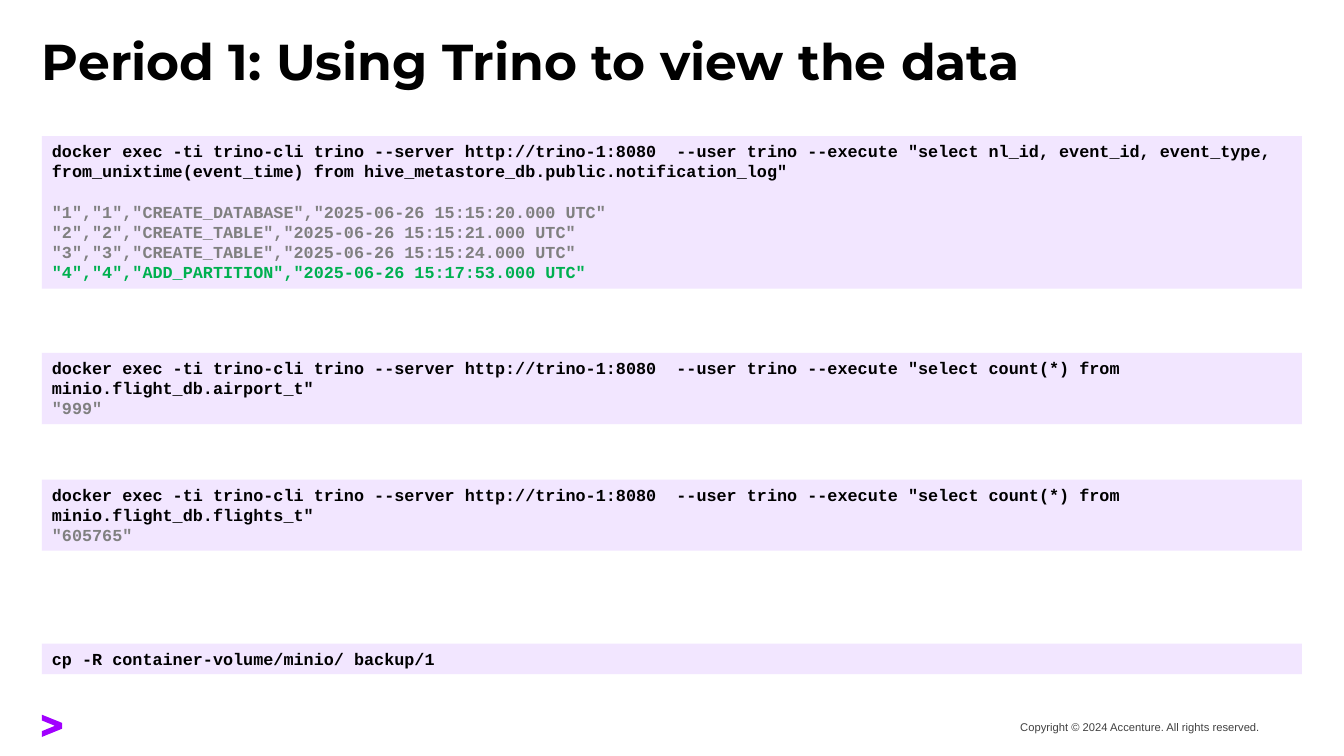
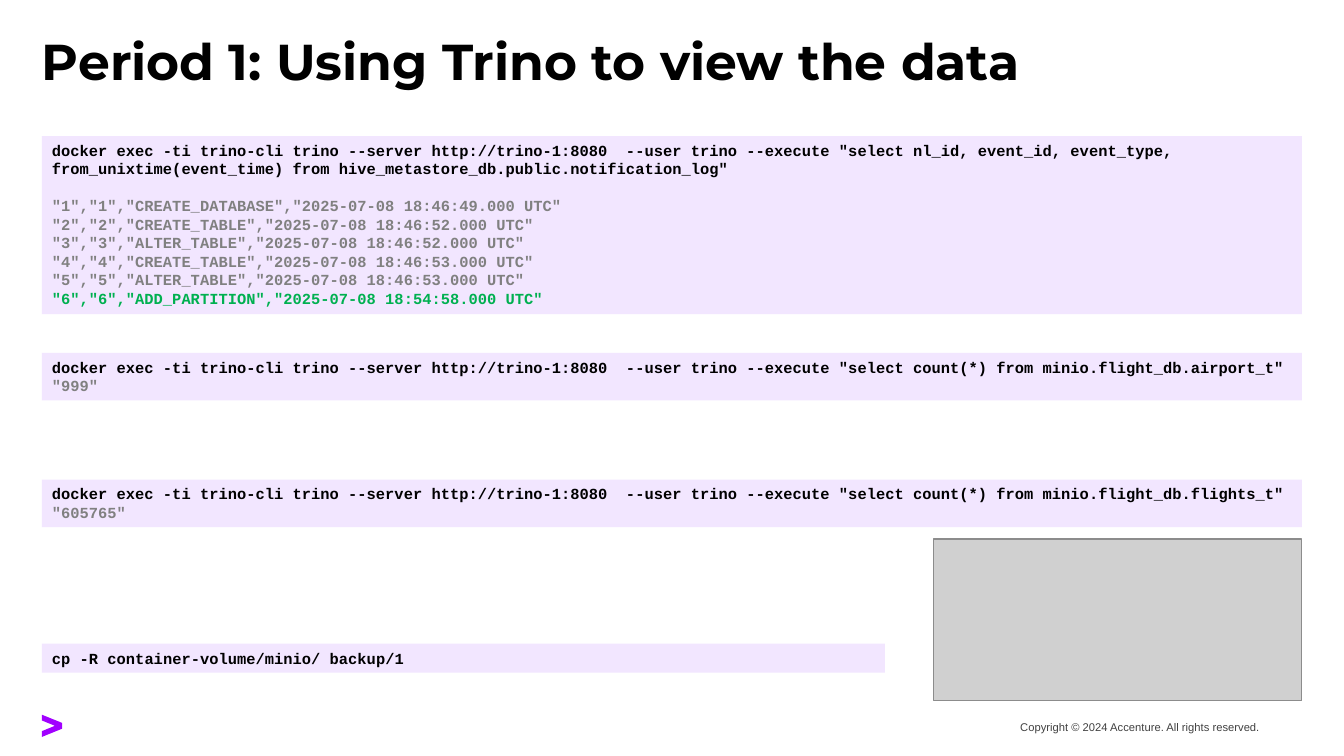
Before and after one commit to tasos71/hms-restore-test, a slide deck: slide 7 of hive-metastore-backup-restore-test.pptx. Drawn at 1344x756 pixels with LibreOffice and Linux fonts; fonts in the diff are those of the drawing; grey boxes stand for pictures. Boxes give left, top, right and bottom in pixels: in the first picture for what was removed or moved away, otherwise in the second. Text is boxed around its words. In the diff, an @@ line names an element or a change of style, - is before the commit and + after.

```diff
--- a/hive-metastore-backup-restore-test.pptx
+++ b/hive-metastore-backup-restore-test.pptx
@@ rectangle "docker exec -ti trino-cli trino ...": place and size @@
-rectangle "docker exec -ti trino-cli trino ..." at [42,136,1303,288]
+rectangle "docker exec -ti trino-cli trino ..." at [42,136,1303,315]
@@ text in rectangle at [52,145,1172,178]: size 12 to 11 pt in "docker exec -ti trino-cli trino --server http://trino-1:8080 ..." @@
@@ text in rectangle at [52,200,561,307]: text changed; size 12 to 11 pt @@
-"1","1","CREATE_DATABASE","2025-06-26 15:15:20.000 UTC"
-"2","2","CREATE_TABLE","2025-06-26 15:15:21.000 UTC"
-"3","3","CREATE_TABLE","2025-06-26 15:15:24.000 UTC"
-"4","4","ADD_PARTITION","2025-06-26 15:17:53.000 UTC"
+"1","1","CREATE_DATABASE","2025-07-08 18:46:49.000 UTC"
+"2","2","CREATE_TABLE","2025-07-08 18:46:52.000 UTC"
+"3","3","ALTER_TABLE","2025-07-08 18:46:52.000 UTC"
+"4","4","CREATE_TABLE","2025-07-08 18:46:53.000 UTC"
+"5","5","ALTER_TABLE","2025-07-08 18:46:53.000 UTC"
+"6","6","ADD_PARTITION","2025-07-08 18:54:58.000 UTC"
@@ rectangle "docker exec -ti trino-cli trino ...": place and size @@
-rectangle "docker exec -ti trino-cli trino ..." at [42,353,1303,424]
+rectangle "docker exec -ti trino-cli trino ..." at [42,353,1303,400]
@@ rectangle "docker exec -ti trino-cli trino ...": place and size @@
-rectangle "docker exec -ti trino-cli trino ..." at [42,480,1303,552]
+rectangle "docker exec -ti trino-cli trino ..." at [42,480,1303,527]
@@ picture added at [934,539,1302,702] @@
@@ size 12 to 11 pt in 3 elements at [42,353,1303,400], [42,480,1303,527], [42,644,885,674] @@
@@ rectangle "cp -R container-volume/minio/ backup/1": place and size @@
-rectangle "cp -R container-volume/minio/ backup/1" at [42,644,1303,675]
+rectangle "cp -R container-volume/minio/ backup/1" at [42,644,885,674]
```
Also in this commit, not shown: 17 other slides changed, 5 other files.
